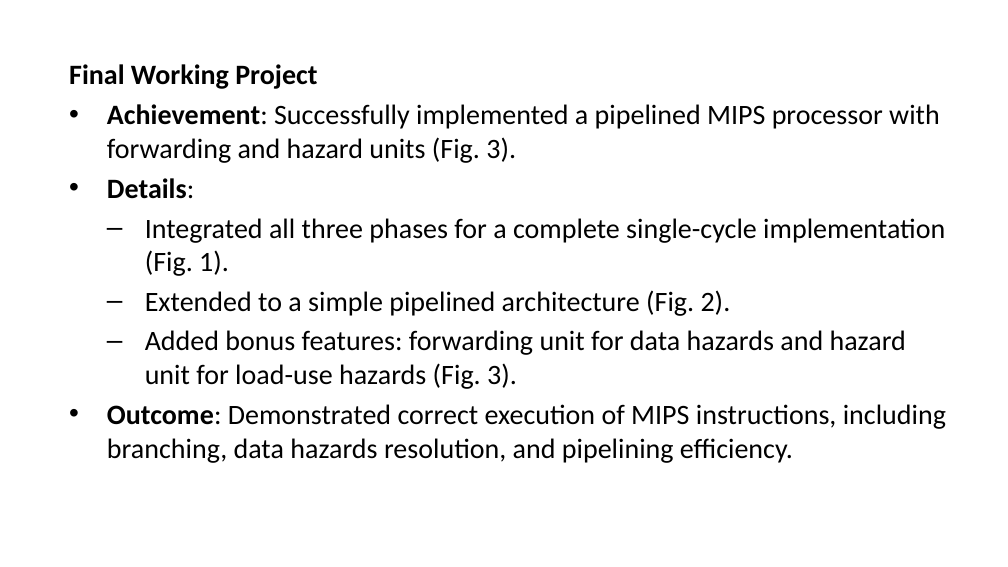
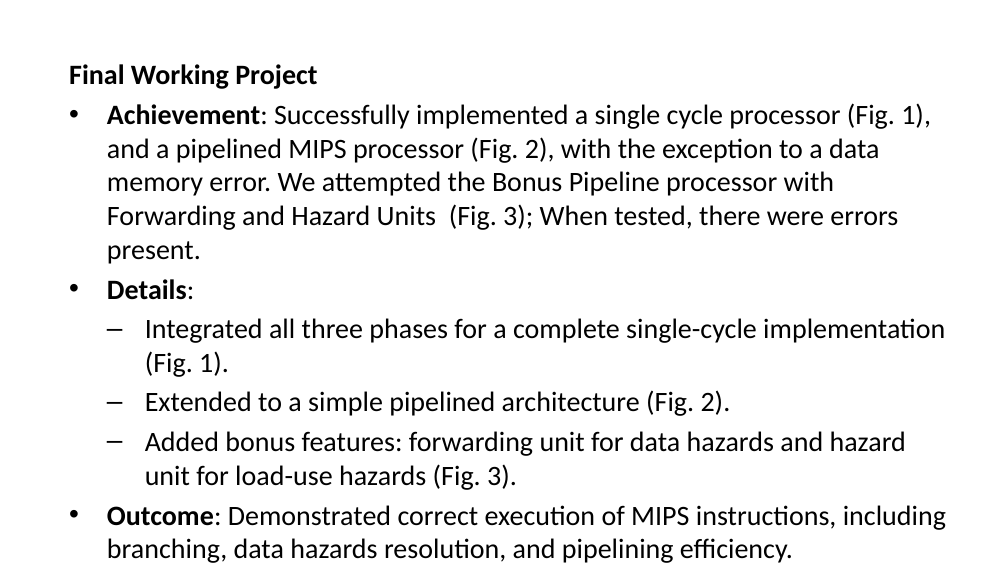
Before and after one commit to Mat-Collins/ECE_4120, a slide deck: slide 2 of Presentation/MIPS Processor Project Presentation.pptx. Drawn at 1008x567 pixels with LibreOffice and Linux fonts; fonts in the diff are those of the drawing. Boxes give left, top, right and bottom in pixels: in the first picture for what was removed or moved away, otherwise in the second. Text is boxed around its words. In the diff, an @@ line names an element or a change of style, - is before the commit and + after.

Commit message:
1st revision to presentation

```diff
--- a/Presentation/MIPS Processor Project Presentation.pptx
+++ b/Presentation/MIPS Processor Project Presentation.pptx
@@ text at (107, 103, 931, 264): text changed @@
-• Achievement: Successfully implemented a pipelined MIPS processor with forwarding and hazard units (Fig. 3).
+• Achievement: Successfully implemented a single cycle processor (Fig. 1), and a pipelined MIPS processor (Fig. 2), with the exception to a data memory error. We attempted the Bonus Pipeline processor with Forwarding and Hazard Units (Fig. 3); When tested, there were errors present.
```
Also in this commit, not shown: 1 other slide changed.
